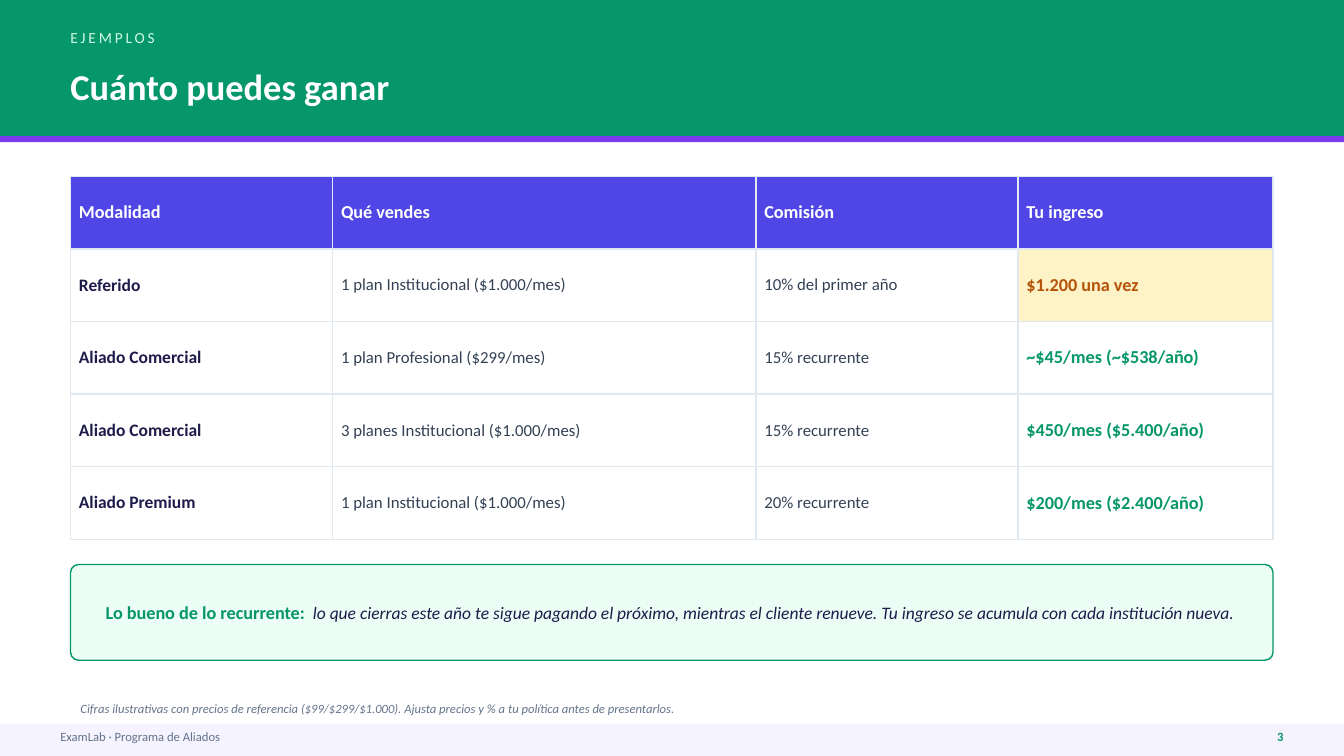
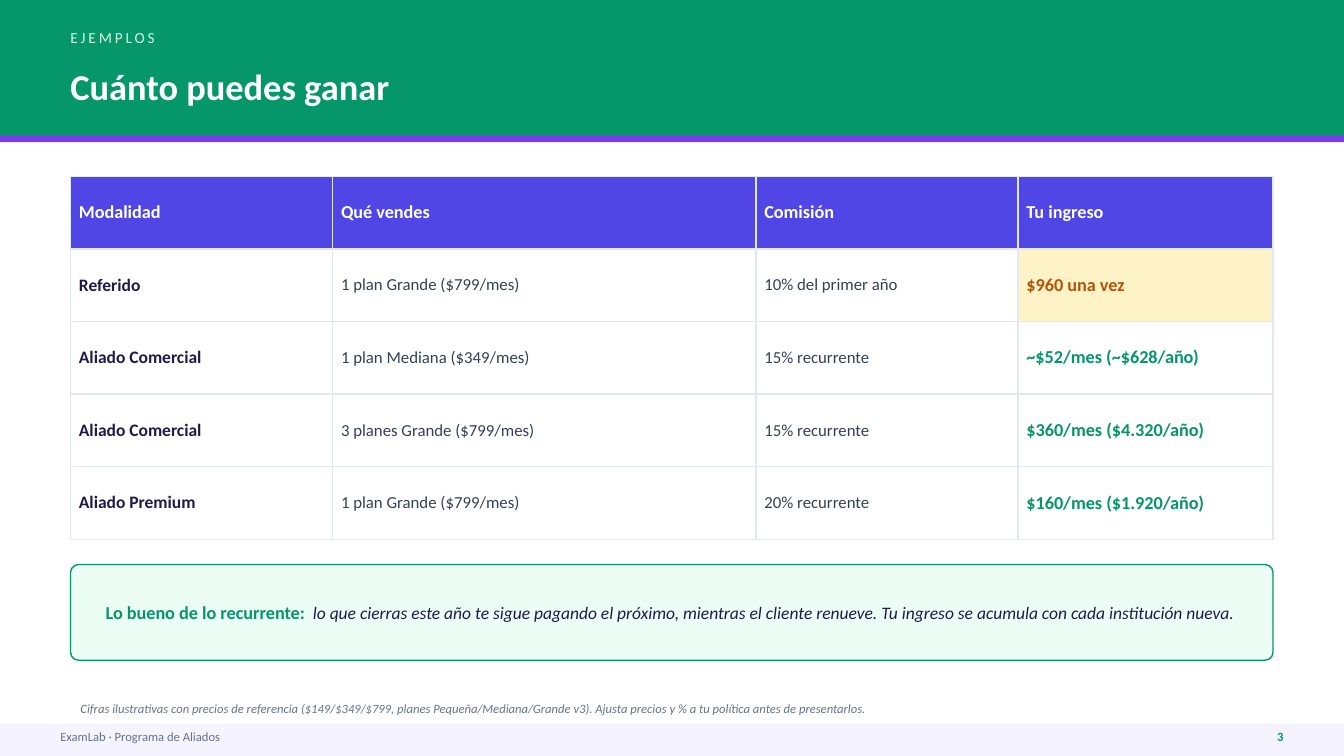
Before and after one commit to AndresDFX/examlab, a slide deck: slide 4 of docs/demos/presentacion/ExamLab-Presentacion-Aliados.pptx. Drawn at 1344x756 pixels with LibreOffice and Linux fonts; fonts in the diff are those of the drawing. Boxes give left, top, right and bottom in pixels: in the first picture for what was removed or moved away, otherwise in the second. Text is boxed around its words. In the diff, an @@ line names an element or a change of style, - is before the commit and + after.

```diff
--- a/docs/demos/presentacion/ExamLab-Presentacion-Aliados.pptx
+++ b/docs/demos/presentacion/ExamLab-Presentacion-Aliados.pptx
@@ table at [71,176,1273,516] @@
-row 2, column 2: 1 plan Institucional ($1.000/mes)
+row 2, column 2: 1 plan Grande ($799/mes)
-row 2, column 4: $1.200 una vez
+row 2, column 4: $960 una vez
-row 3, column 2: 1 plan Profesional ($299/mes)
+row 3, column 2: 1 plan Mediana ($349/mes)
-row 3, column 4: ~$45/mes (~$538/año)
+row 3, column 4: ~$52/mes (~$628/año)
-row 4, column 2: 3 planes Institucional ($1.000/mes)
+row 4, column 2: 3 planes Grande ($799/mes)
-row 4, column 4: $450/mes ($5.400/año)
+row 4, column 4: $360/mes ($4.320/año)
-row 5, column 2: 1 plan Institucional ($1.000/mes)
+row 5, column 2: 1 plan Grande ($799/mes)
-row 5, column 4: $200/mes ($2.400/año)
+row 5, column 4: $160/mes ($1.920/año)
@@ text at [80,704,865,715]: text changed @@
-Cifras ilustrativas con precios de referencia ($99/$299/$1.000). Ajusta precios y % a tu política antes de presentarlos.
+Cifras ilustrativas con precios de referencia ($149/$349/$799, planes Pequeña/Mediana/Grande v3). Ajusta precios y % a tu política antes de presentarlos.
```
Also in this commit, not shown: 15 other files.
